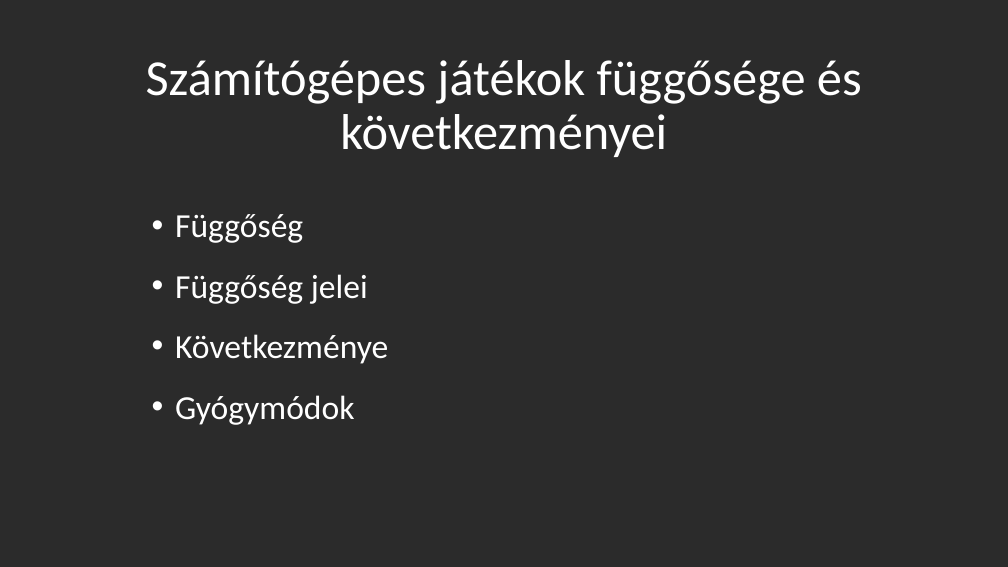
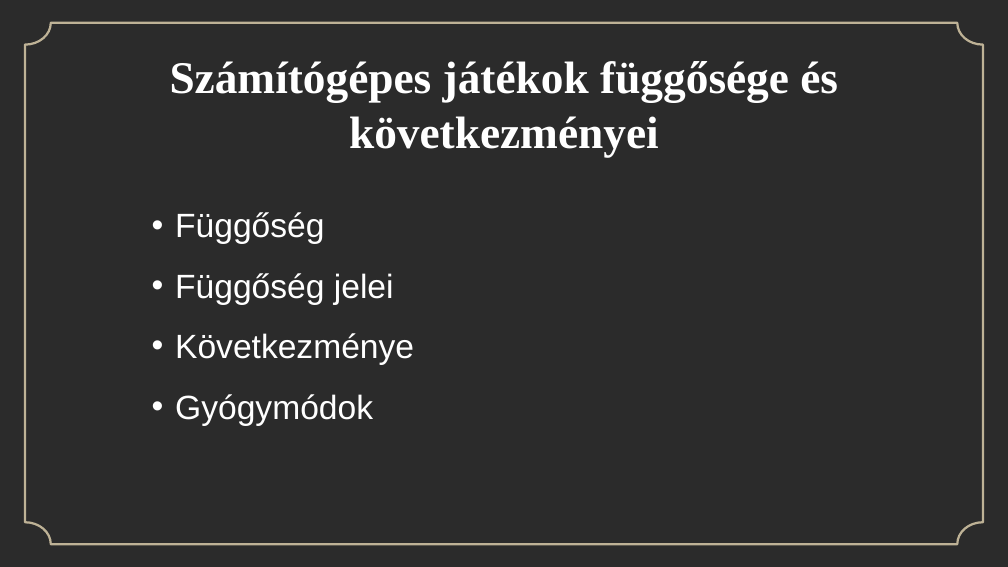
Before and after one commit to PetrooAdam/iktprojekt, a slide deck: slide 2 of Szenczi_Szabolc_Védés.pptx. Drawn at 1008x567 pixels with LibreOffice and Linux fonts; fonts in the diff are those of the drawing; background and template pictures are left out; a plain dark background stands for a picture behind light text. Boxes give left, top, right and bottom in pixels: in the first picture for what was removed or moved away, otherwise in the second. Text is boxed around its words. In the diff, an @@ line names an element or a change of style, - is before the commit and + after.

```diff
--- a/Szenczi_Szabolc_Védés.pptx
+++ b/Szenczi_Szabolc_Védés.pptx
@@ freeform shape added at [25, 23, 983, 544], outline #BEB296 2.12 pt @@
@@ title "Számítógépes játékok függősége és következményei" at [170, 61, 838, 157]: size 48 to 43.2 pt, font Calibri to Times New Roman, bold on; line spacing 0.9 to 1; vertical alignment bottom to middle @@
@@ text "Függőség" at [175, 212, 414, 426]: font Calibri to Arial @@
```
Also in this commit, not shown: 1 other slide changed, 5 slides added, 1 slide removed.
